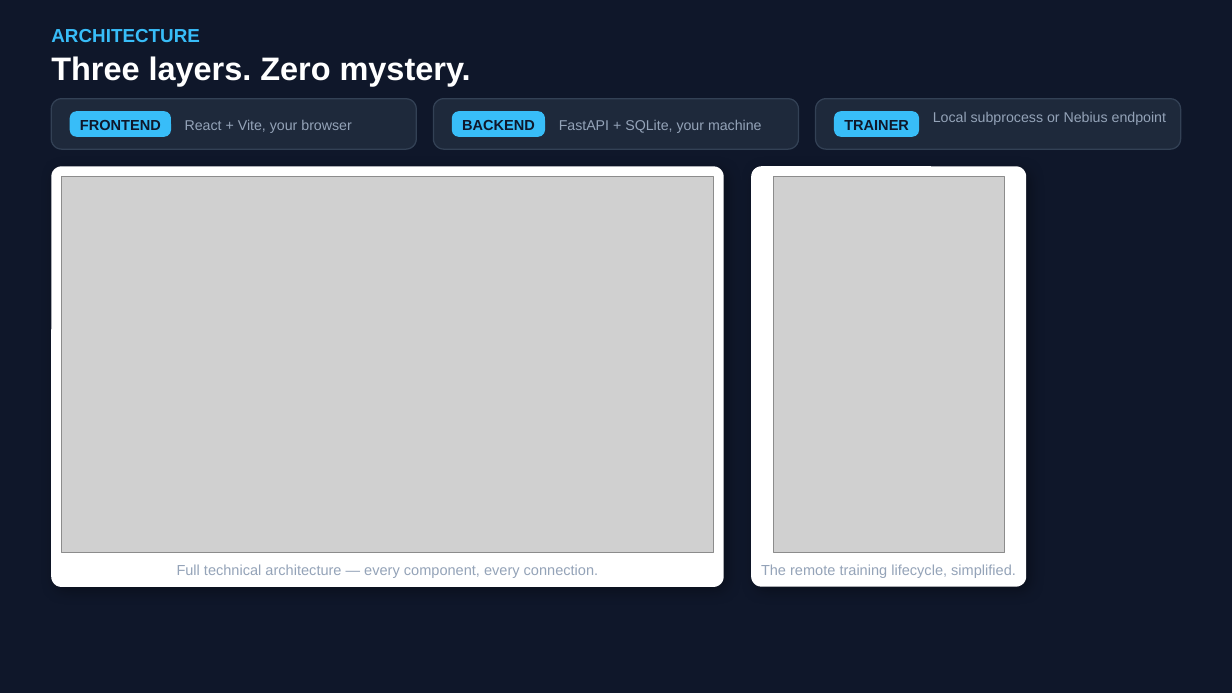
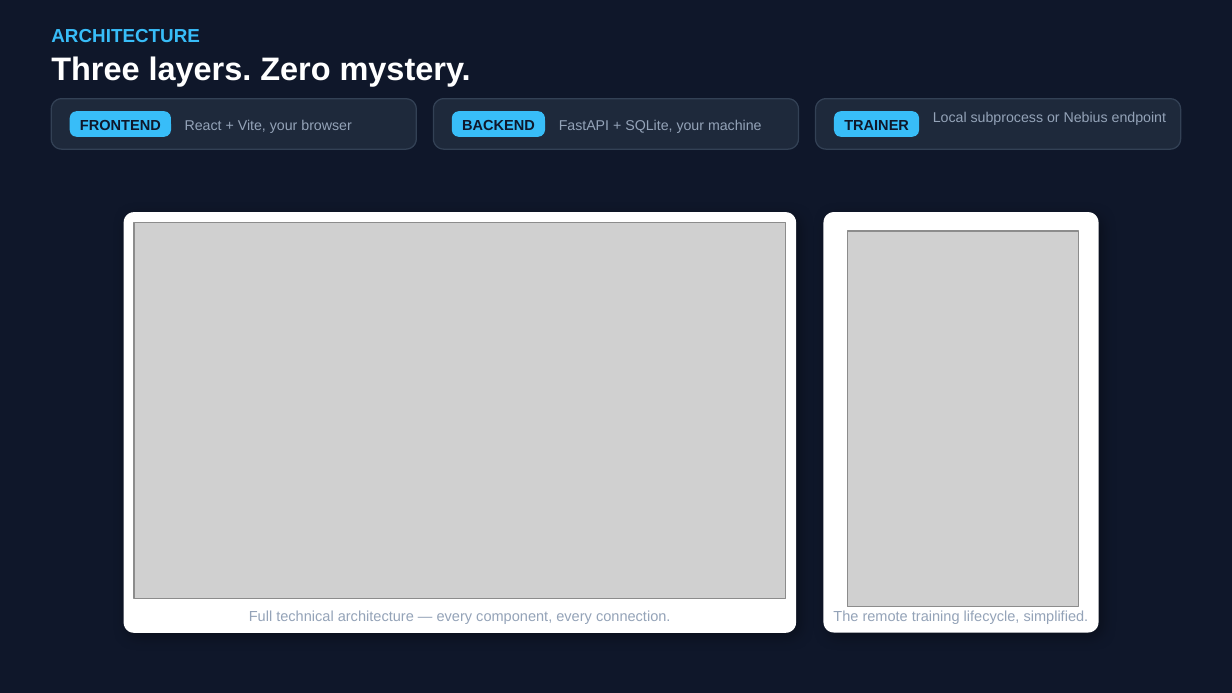
Before and after one commit to NnamdiOdozi/llm_experiments_lab, a slide deck: slide 3 of presentation/LLM_Experiments_Lab.pptx. Drawn at 1232x693 pixels with LibreOffice and Linux fonts; fonts in the diff are those of the drawing; grey boxes stand for pictures. Boxes give left, top, right and bottom in pixels: in the first picture for what was removed or moved away, otherwise in the second. Text is boxed around its words. In the diff, an @@ line names an element or a change of style, - is before the commit and + after.

```diff
--- a/presentation/LLM_Experiments_Lab.pptx
+++ b/presentation/LLM_Experiments_Lab.pptx
@@ 2 rounded rectangles, 1 picture: place and size @@
-2 rounded rectangles, 1 picture at (52, 166, 1026, 586)
+2 rounded rectangles, 1 picture at (123, 212, 1098, 632)
@@ picture: place and size @@
-picture at (774, 176, 1005, 552)
+picture at (848, 230, 1079, 606)
@@ text "Full technical architecture — every ...": place and size @@
-text "Full technical architecture — every ..." at (177, 564, 598, 578)
+text "Full technical architecture — every ..." at (249, 610, 670, 624)
@@ text "The remote training lifecycle, simplified.": place and size @@
-text "The remote training lifecycle, simplified." at (761, 564, 1016, 578)
+text "The remote training lifecycle, simplified." at (833, 610, 1089, 624)
```
Also in this commit, not shown: 3 other slides changed, 1 slide removed, 13 other files.
